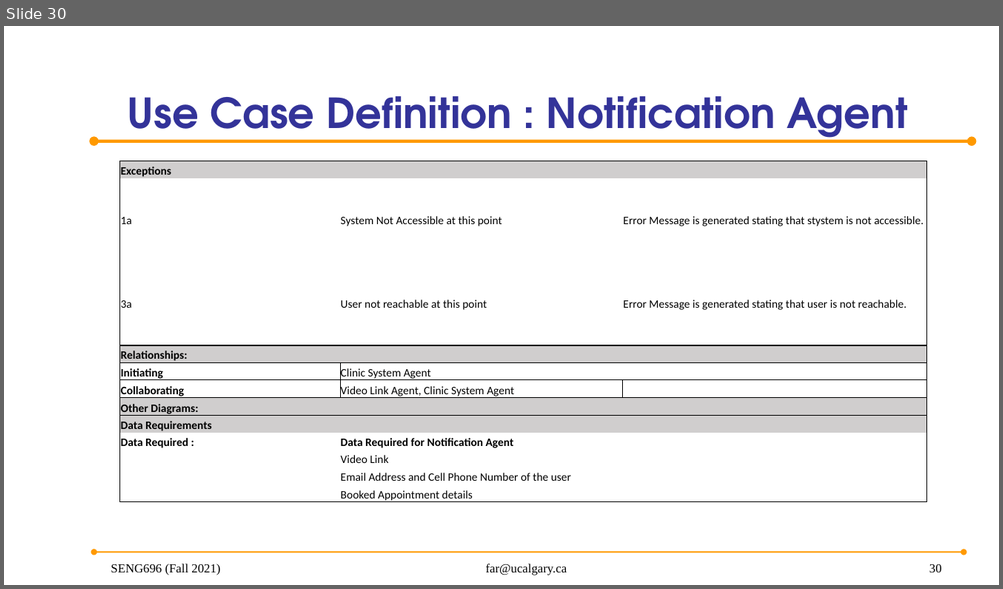
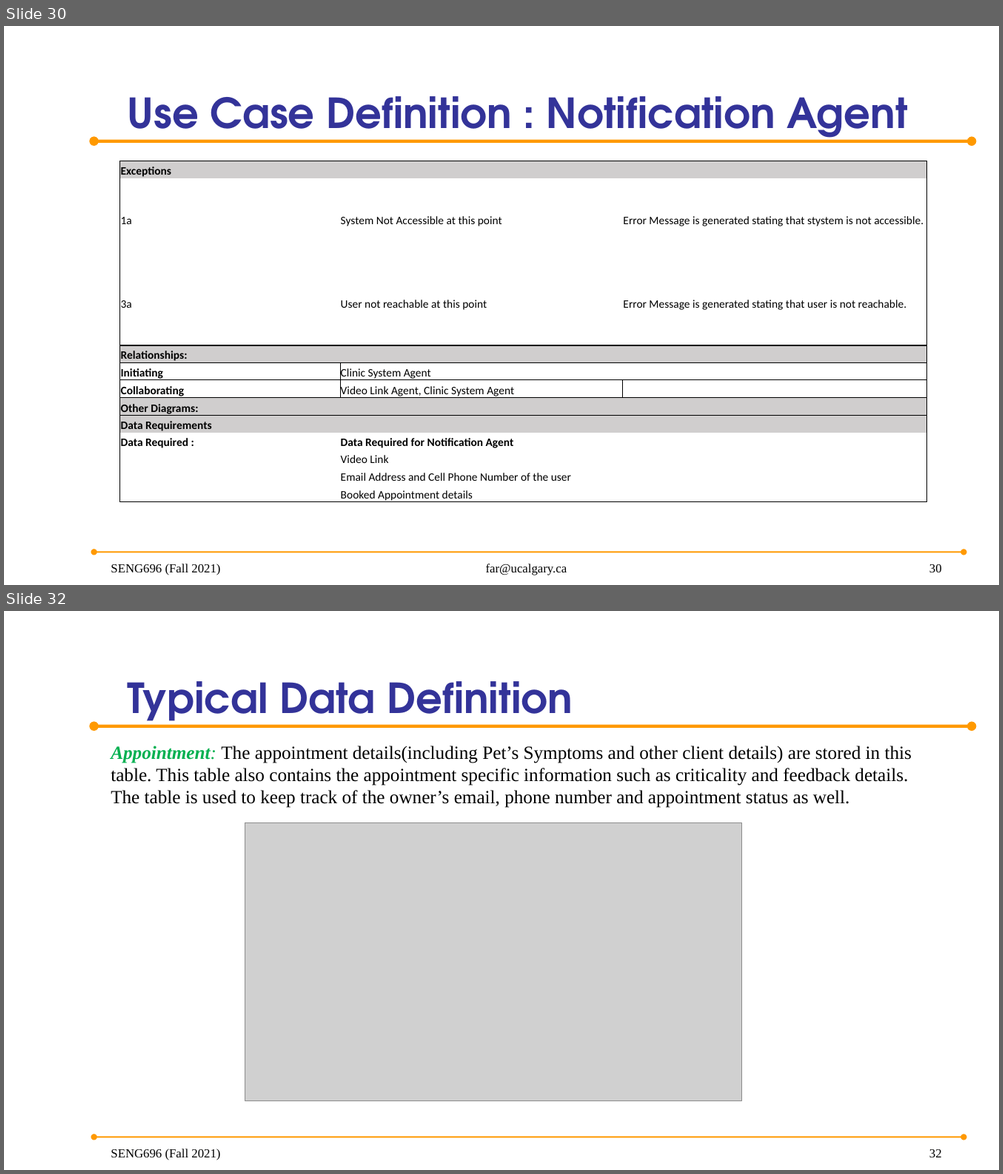
Before and after one commit to anish30145784/SENG696_GroupD, a slide deck: GroupD_ProjectPresentation.pptx. Shown one above the other, each under a label of ours: slide 30 before the commit, slides 30 and 32 after it; the slides between them are not shown. The pictures are 1003x589 and 1003x1174 pixels, drawn with LibreOffice and Linux fonts; fonts in the diff are those of the drawing; grey boxes stand for pictures; background and template pictures are left out. Boxes give left, top, right and bottom in pixels: in the first picture for what was removed or moved away, otherwise in the second. Text is boxed around its words. In the diff, an @@ line names an element or a change of style, - is before the commit and + after.

Commit message:
Updated ER Diagram and other slides

```diff
--- a/GroupD_ProjectPresentation.pptx
+++ b/GroupD_ProjectPresentation.pptx
@@ slide 32 added at (4,611,999,1170), background picture (left out); not listed: 2 template elements that a slide beside it also shows @@
@@ title added at (128,681,572,728), 40 pt, text #333399, bold @@
+Typical Data Definition
@@ text added at (111,746,911,808), 18 pt, text #000000 @@
+Appointment: The appointment details(including Pet’s Symptoms and other client details) are stored in this table. This table also contains the appointment specific information such as criticality and feedback details. The table is used to keep track of the owner’s email, phone number and appointment status as well.
@@ picture added at (245,823,742,1101) @@
@@ text added at (111,1149,220,1161), 12 pt, text #000000 @@
+SENG696 (Fall 2021)
@@ page number added at (929,1150,942,1158), 12 pt, text #000000 @@
+32
```
Also in this commit, not shown: 4 slides changed, 3 other slides added.
